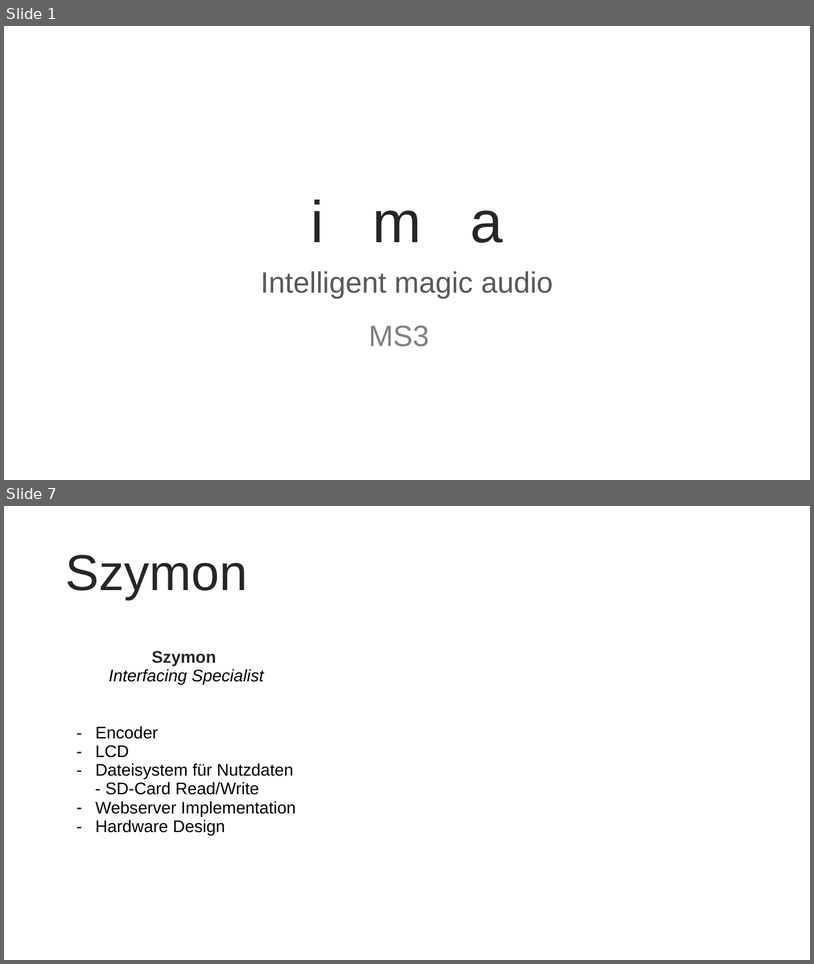
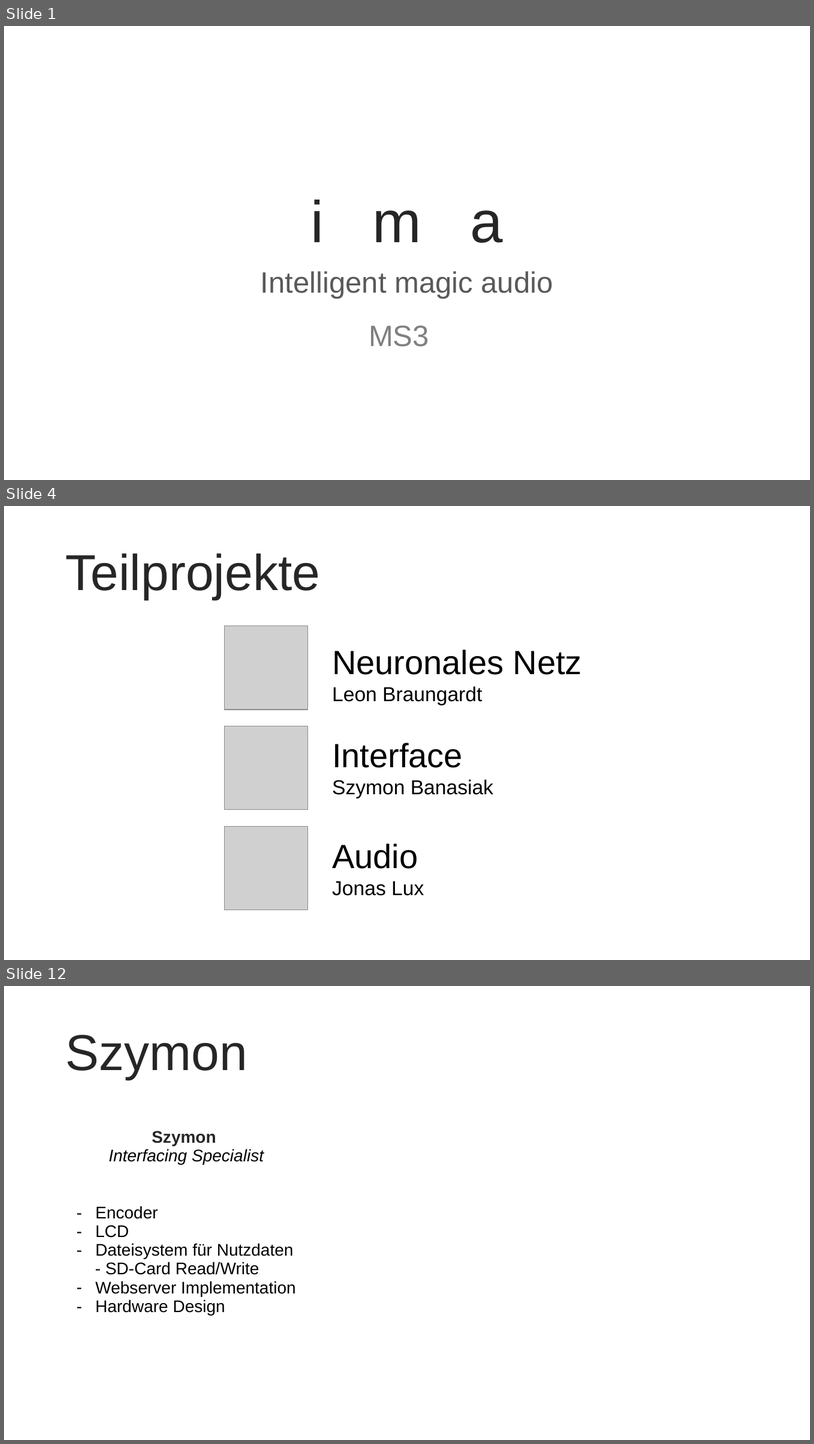
Before and after one commit to Shimizip/Intelligent-Magic-Audio, a slide deck: praesi/ima_ms3.pptx. Shown one above the other, each under a label of ours: slides 1 and 7 before the commit, slides 1, 4 and 12 after it; the slides between them are not shown. The pictures are 814x964 and 814x1444 pixels, drawn with LibreOffice and Linux fonts; fonts in the diff are those of the drawing; grey boxes stand for pictures; background and template pictures are left out. Boxes give left, top, right and bottom in pixels: in the first picture for what was removed or moved away, otherwise in the second. Text is boxed around its words. In the diff, an @@ line names an element or a change of style, - is before the commit and + after.

```diff
--- a/praesi/ima_ms3.pptx
+++ b/praesi/ima_ms3.pptx
@@ slide 4 added at box(4, 506, 810, 960), background picture (left out) @@
@@ title added at box(65, 553, 320, 599), 60 pt, text #262626 @@
+Teilprojekte
@@ group added at box(225, 626, 582, 910): 3 pictures, 1 text @@
+Neuronales Netz
+Leon Braungardt
+Interface
+Szymon Banasiak
+Audio
+Jonas Lux
@@ what was slide 7 is now slide 12 @@
```
Also in this commit, not shown: 3 slides changed, 7 other slides added, 4 slides removed.
